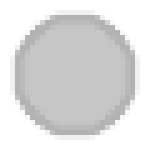
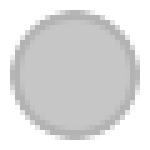
Revision of a layered 150px x 150px image; what changed, layer by layer:
added layer "Layer #1" (75%) above "Layer" over [20, 20, 130, 130]
added layer "Layer" above "Pasted Layer copy" over [10, 10, 140, 140]
hid "Pasted Layer copy", painted on it over [10, 10, 140, 140]
hid "Layer copy", painted on it over [20, 20, 130, 130]
